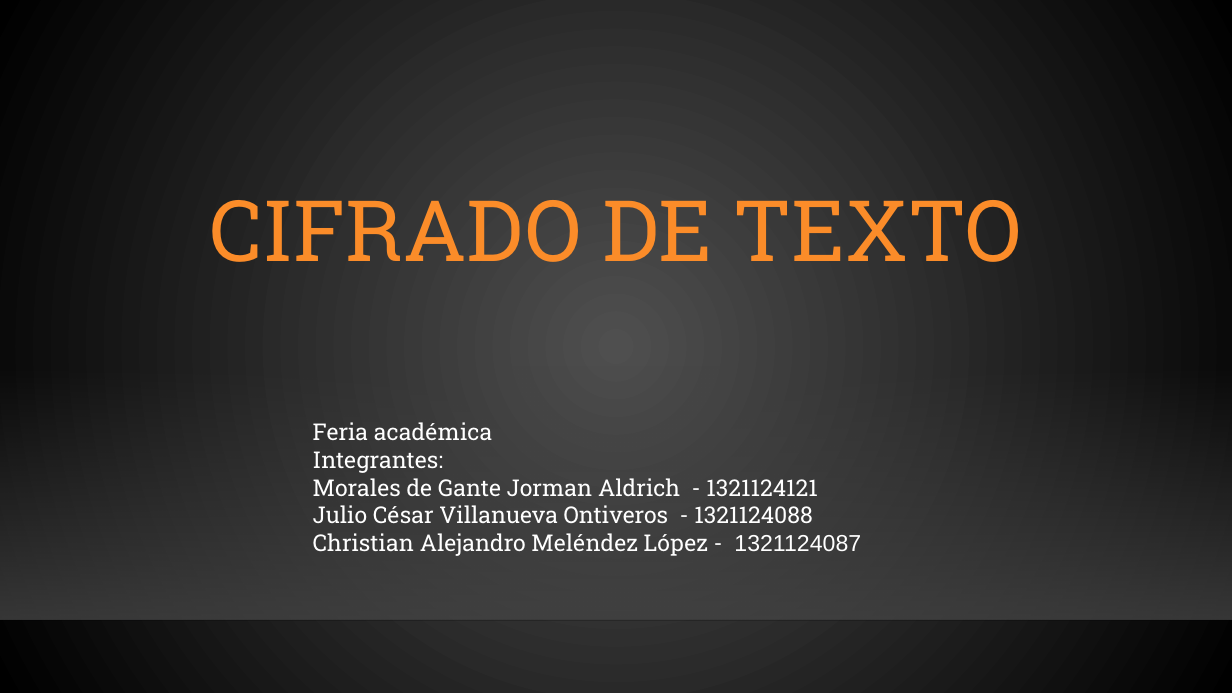
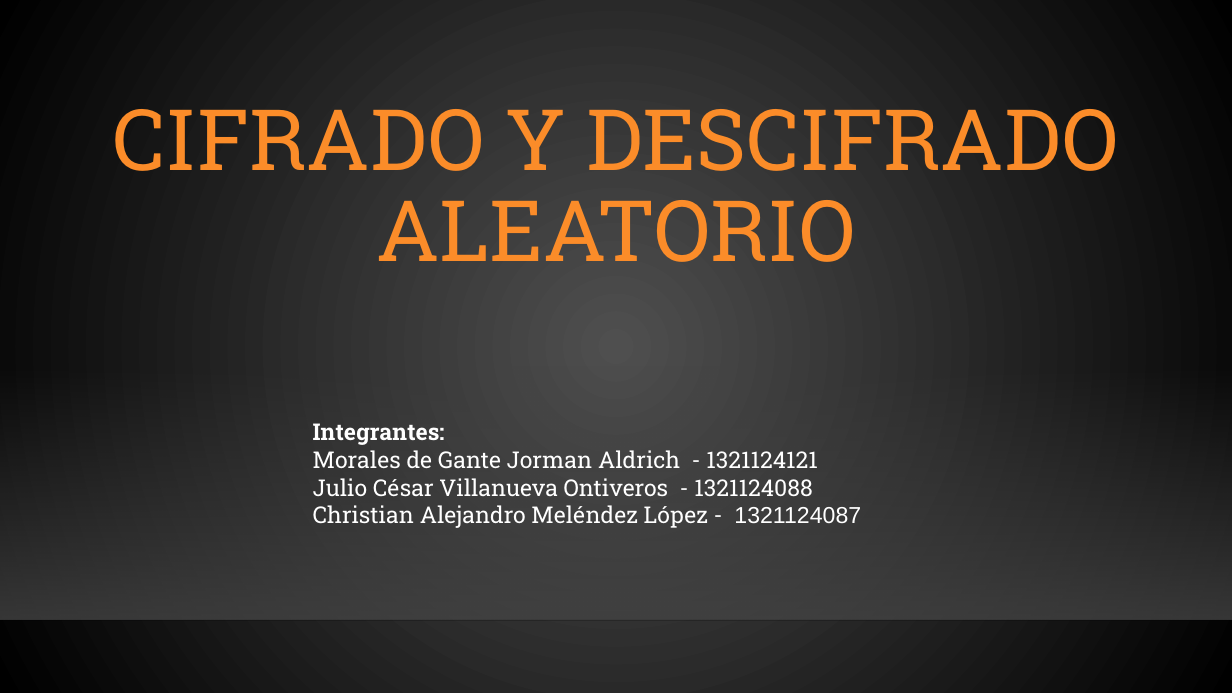
Before and after one commit to dogiloki/Feria_academica, a slide deck: slide 1 of Feria académica.pptx. Drawn at 1232x693 pixels with LibreOffice and Linux fonts; fonts in the diff are those of the drawing; background and template pictures are left out. Boxes give left, top, right and bottom in pixels: in the first picture for what was removed or moved away, otherwise in the second. Text is boxed around its words. In the diff, an @@ line names an element or a change of style, - is before the commit and + after.

```diff
--- a/Feria académica.pptx
+++ b/Feria académica.pptx
@@ title at (112, 109, 1119, 262): text changed @@
-CIFRADO DE TEXTO
+CIFRADO Y DESCIFRADO ALEATORIO
@@ text at (313, 422, 492, 440): paragraph removed @@
-Feria académica
@@ text at (313, 423, 445, 445): bold on in "Integrantes:" @@
```
Also in this commit, not shown: 2 other slides changed, 6 slides added, 1 other file.
